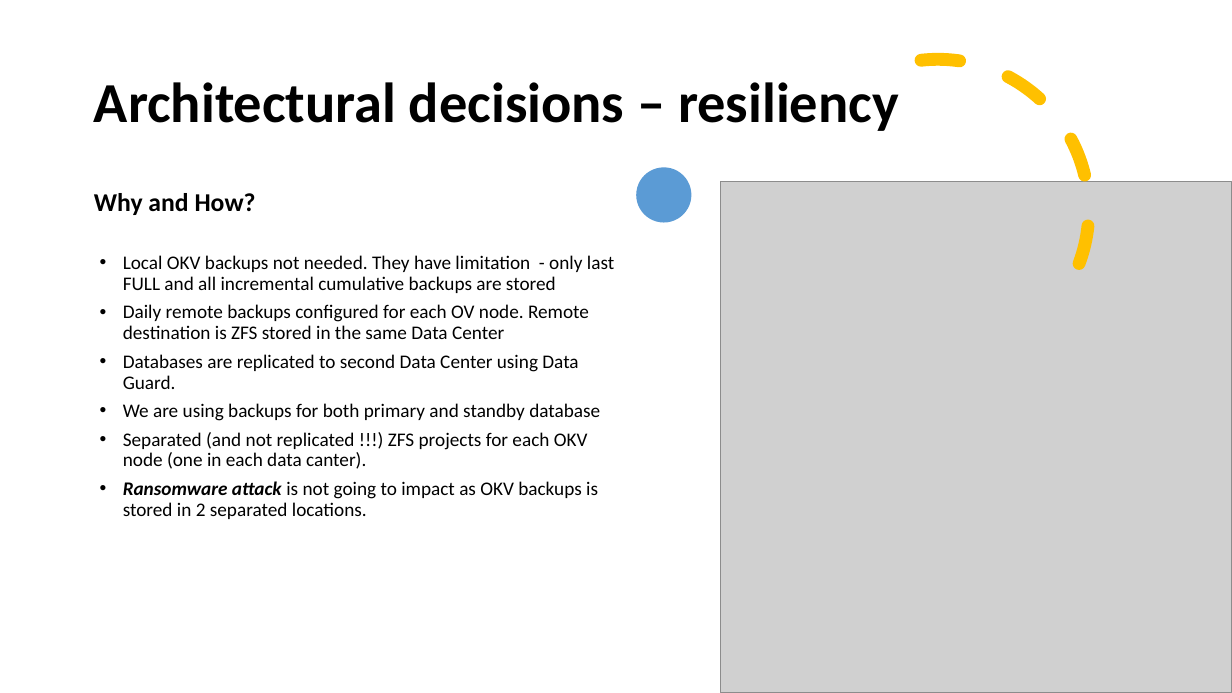
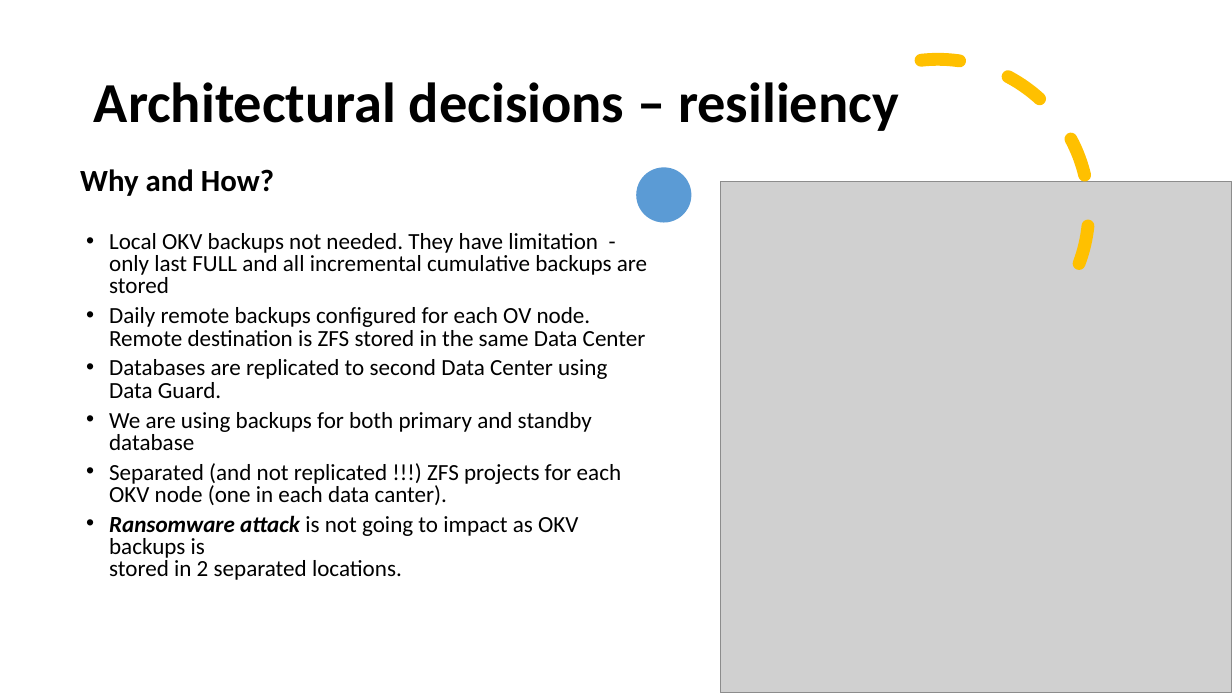
Before and after one commit to zizu1985/DOAG_OKV_EXACC, a slide deck: slide 36 of Oracle_Key_Vault_EXACC_DOAG26.pptx (slide 35 before the commit). Drawn at 1232x693 pixels with LibreOffice and Linux fonts; fonts in the diff are those of the drawing; grey boxes stand for pictures; background and template pictures are left out. Boxes give left, top, right and bottom in pixels: in the first picture for what was removed or moved away, otherwise in the second. Text is boxed around its words. In the diff, an @@ line names an element or a change of style, - is before the commit and + after.

```diff
--- a/Oracle_Key_Vault_EXACC_DOAG26.pptx
+++ b/Oracle_Key_Vault_EXACC_DOAG26.pptx
@@ text "Why and How?": place and size @@
-text "Why and How?" at [94,193,614,519]
+text "Why and How?" at [80,169,647,580]
@@ text "Why and How?" at [80,169,647,580]: size 20 to 24 pt in "Why and How?"; size 15 to 18 pt; line spacing 0.9 to 0.8 @@
```
Also in this commit, not shown: 22 other slides changed, 1 slide added, 2 slides removed.
